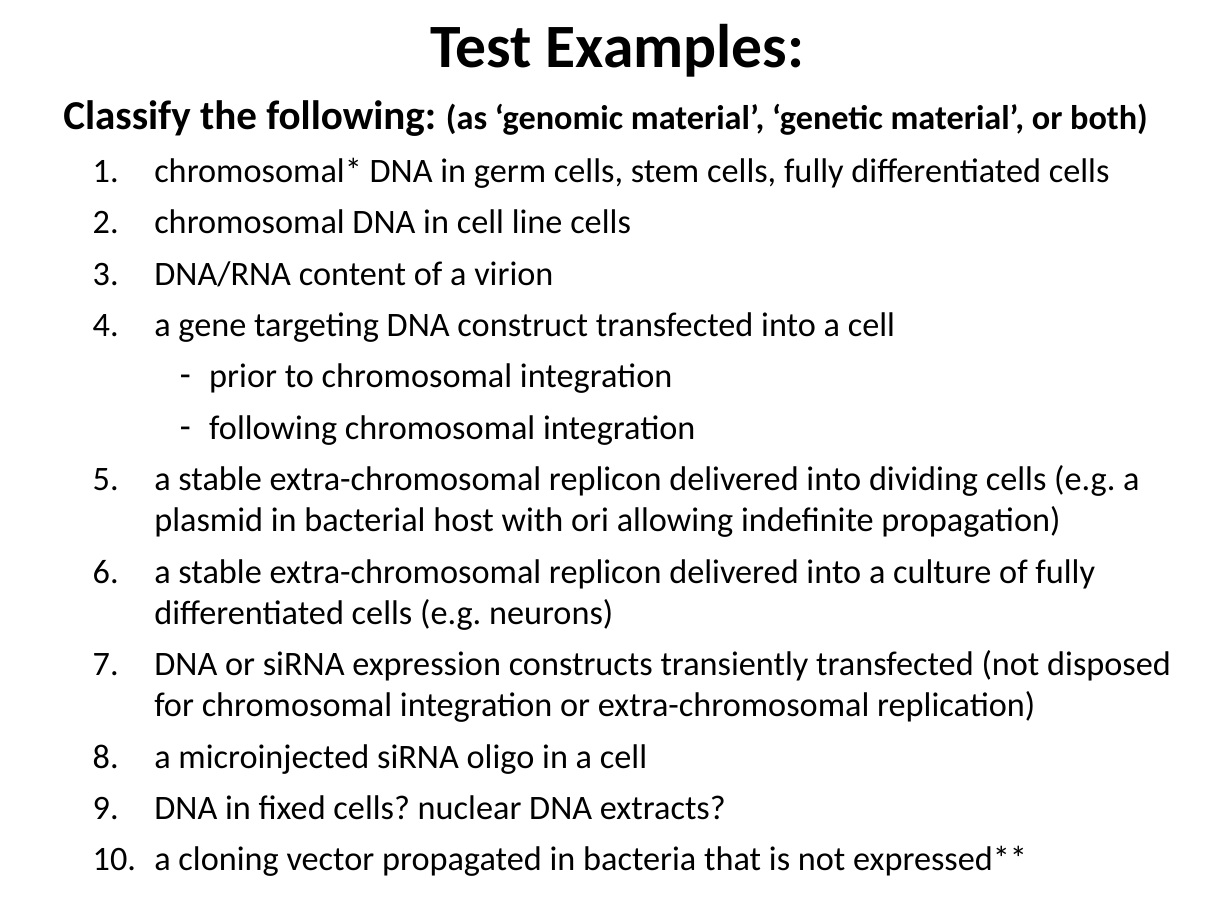
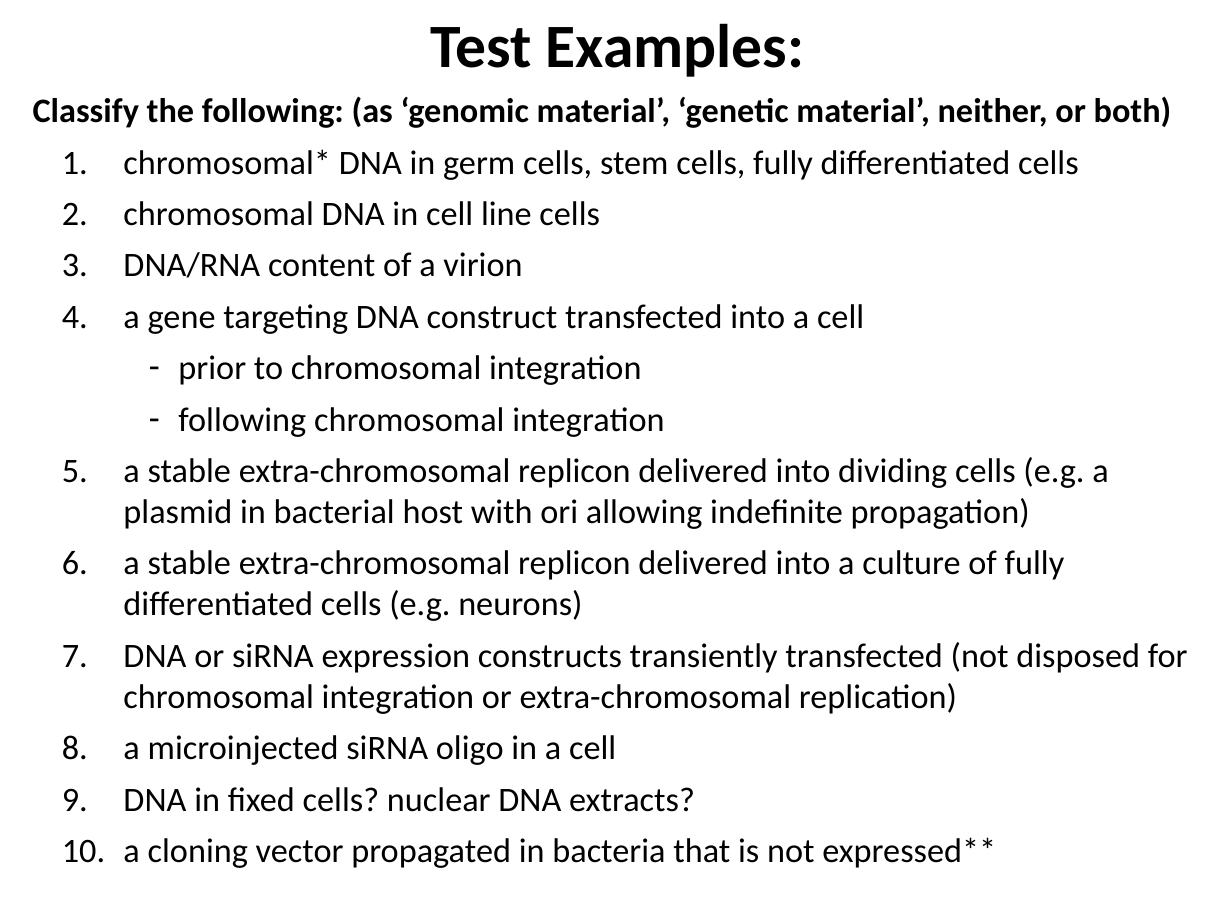
Before and after one commit to obi-ontology/obi-legacy-svn, a slide deck: slide 10 of trunk/docs/developer/OBI Developer Call Presentations/3-4-13_OBI_GeneticMateiral.pptx. Drawn at 1232x924 pixels with LibreOffice and Linux fonts; fonts in the diff are those of the drawing. Boxes give left, top, right and bottom in pixels: in the first picture for what was removed or moved away, otherwise in the second. Text is boxed around its words. In the diff, an @@ line names an element or a change of style, - is before the commit and + after.

```diff
--- a/trunk/docs/developer/OBI Developer Call Presentations/3-4-13_OBI_GeneticMateiral.pptx
+++ b/trunk/docs/developer/OBI Developer Call Presentations/3-4-13_OBI_GeneticMateiral.pptx
@@ text "Classify the following: (as ‘genomic ...": place and size @@
-text "Classify the following: (as ‘genomic ..." at [63,100,1171,876]
+text "Classify the following: (as ‘genomic ..." at [33,96,1188,868]
@@ text at [33,96,1172,128]: text changed @@
-Classify the following: (as ‘genomic material’, ‘genetic material’, or both)
+Classify the following: (as ‘genomic material’, ‘genetic material’, neither, or both)
```
Also in this commit, not shown: 2 other slides changed.
